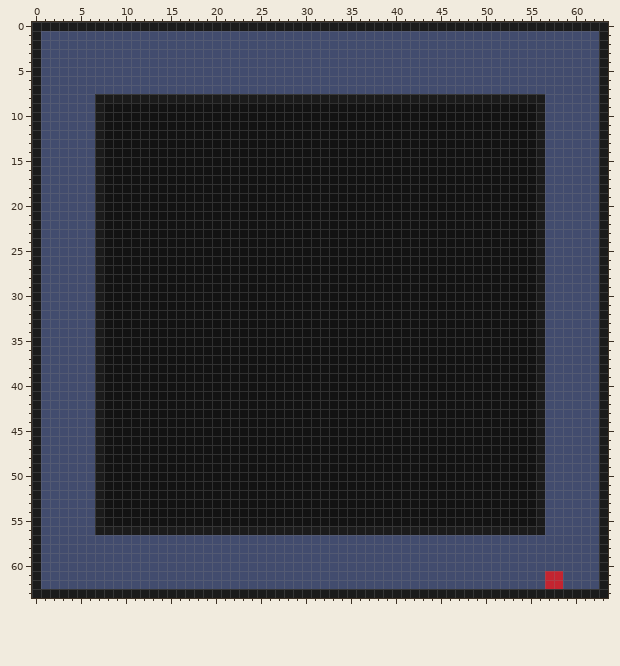
Pixel-art sprite -- src/assets/sprites/tv9slice.png. This is how it looked before the edit.
The file is 64x64 pixels.
After:
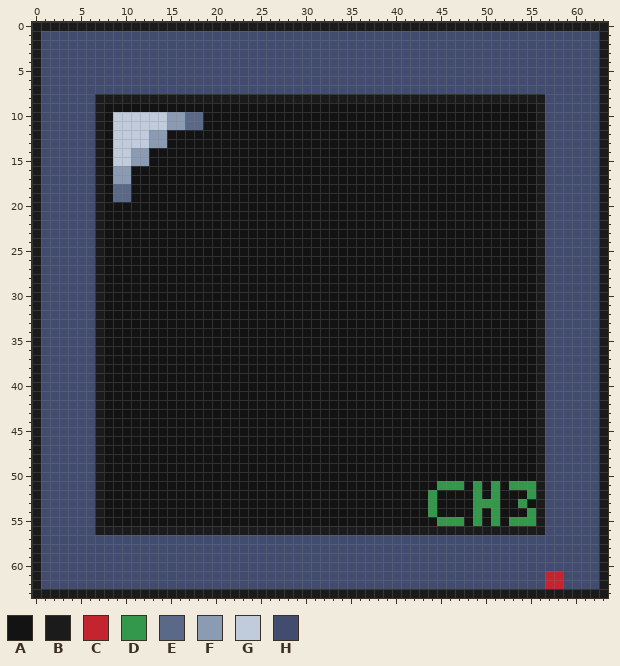
Palette (. is transparent): A #131313  B #1b1b1b  C #c42430  D #33984b  E #5a6988  F #8b9bb4  G #c0cbdc  H #424c6e
Difference:
Colour A becomes colour D in row 51 at x 45 to 47, 49, 51 and 53 to 55; in row 52 at x 44, 49, 51 and 55; in row 53 at x 44, 49 to 51 and 54; in row 54 at x 44, 49, 51 and 55; in row 55 at x 45 to 47, 49, 51 and 53 to 55.
Colour A becomes colour E in rows 10 to 11 at x 17 to 18; in rows 18 to 19 at x 9 to 10.
Colour A becomes colour F in rows 10 to 11 at x 15 to 16; in rows 12 to 13 at x 13 to 14; in rows 14 to 15 at x 11 to 12; in rows 16 to 17 at x 9 to 10.
Colour A becomes colour G in rows 10 to 11 at x 9 to 14; in rows 12 to 13 at x 9 to 12; in rows 14 to 15 at x 9 to 10.
Where, in picture pixels (left, top, right, bottom), the same in both pictures:
changed: (113, 112, 203, 202)
changed: (428, 481, 536, 526)
